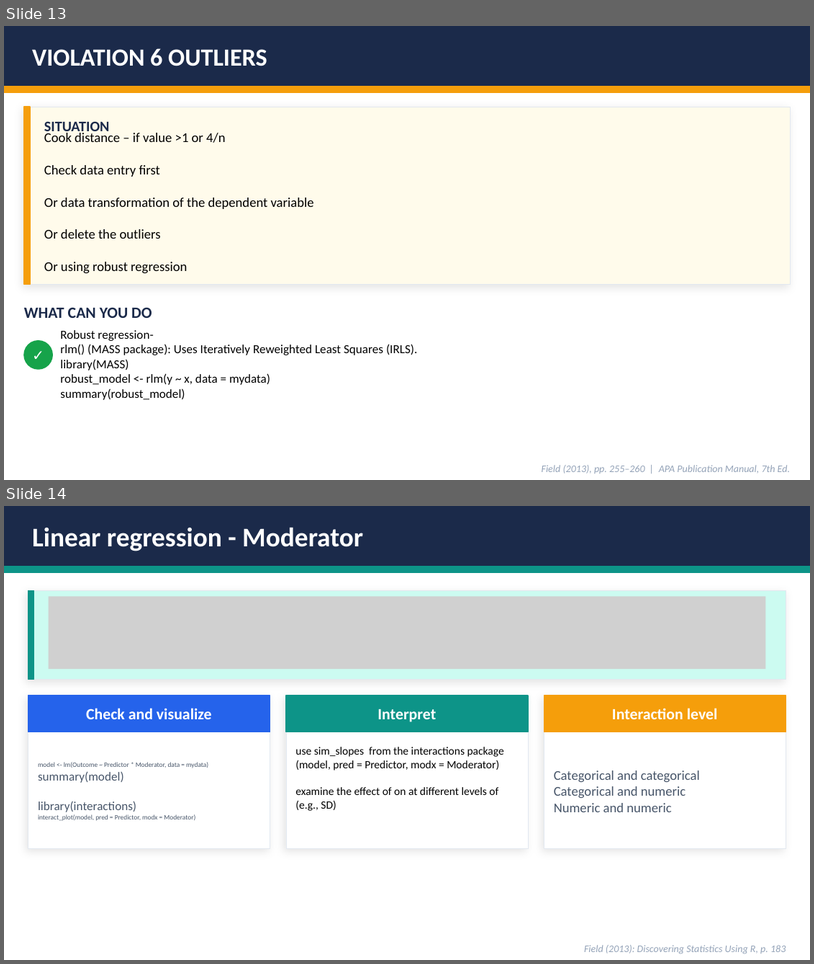
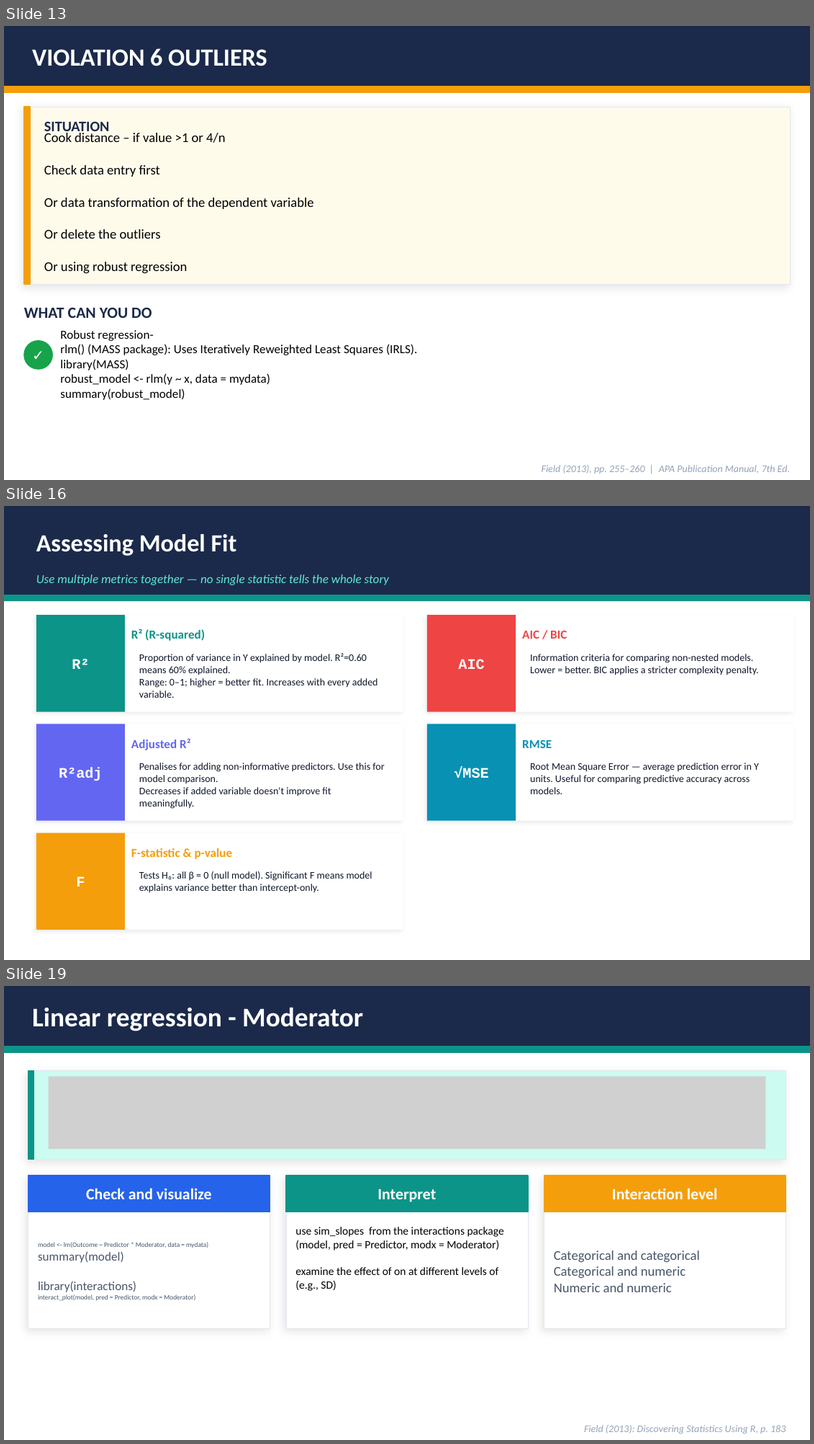
Before and after one commit to adilzainal/IIUM_MPH_STAT7242, a slide deck: Linear_regression_mph_stat7242.pptx. Shown one above the other, each under a label of ours: slides 13 and 14 before the commit, slides 13, 16 and 19 after it; the slides between them are not shown. The pictures are 814x964 and 814x1444 pixels, drawn with LibreOffice and Linux fonts; fonts in the diff are those of the drawing; grey boxes stand for pictures. Boxes give left, top, right and bottom in pixels: in the first picture for what was removed or moved away, otherwise in the second. Text is boxed around its words. In the diff, an @@ line names an element or a change of style, - is before the commit and + after.

```diff
--- a/Linear_regression_mph_stat7242.pptx
+++ b/Linear_regression_mph_stat7242.pptx
@@ slide 16 added at (x1=4, y1=506, x2=810, y2=960), background #FFFFFF @@
@@ rectangle added at (x1=4, y1=506, x2=810, y2=595), fill #1B2A4A @@
@@ text added at (x1=36, y1=534, x2=237, y2=556), 22 pt, text #FFFFFF, bold @@
+Assessing Model Fit
@@ text added at (x1=36, y1=574, x2=389, y2=585), 11 pt, text #5EEAD4, italic @@
+Use multiple metrics together — no single statistic tells the whole story
@@ rectangle added at (x1=4, y1=595, x2=810, y2=601), fill #0D9488 @@
@@ rectangle added at (x1=36, y1=615, x2=403, y2=712), fill #FFFFFF @@
@@ rectangle added at (x1=36, y1=615, x2=125, y2=712), fill #0D9488 @@
@@ text added at (x1=131, y1=629, x2=205, y2=641), 11 pt, text #0D9488, bold @@
+R² (R-squared)
@@ rectangle added at (x1=427, y1=615, x2=795, y2=712), fill #FFFFFF @@
@@ rectangle added at (x1=427, y1=615, x2=516, y2=712), fill #EF4444 @@
@@ text added at (x1=522, y1=631, x2=567, y2=638), 11 pt, text #EF4444, bold @@
+AIC / BIC
@@ text added at (x1=139, y1=653, x2=378, y2=698), 9 pt, text #0F172A @@
+Proportion of variance in Y explained by model. R²=0.60 means 60% explained.
+Range: 0–1; higher = better fit. Increases with every added variable.
@@ text added at (x1=530, y1=654, x2=759, y2=675), 9 pt, text #0F172A @@
+Information criteria for comparing non-nested models. Lower = better. BIC applies a stricter complexity penalty.
@@ text added at (x1=72, y1=659, x2=89, y2=669), 13 pt, text #FFFFFF, bold @@
+R²
@@ text added at (x1=458, y1=659, x2=484, y2=669), 13 pt, text #FFFFFF, bold @@
+AIC
@@ rectangle added at (x1=36, y1=723, x2=403, y2=821), fill #FFFFFF @@
@@ rectangle added at (x1=36, y1=723, x2=125, y2=821), fill #6366F1 @@
@@ text added at (x1=131, y1=739, x2=190, y2=750), 11 pt, text #6366F1, bold @@
+Adjusted R²
@@ rectangle added at (x1=427, y1=723, x2=795, y2=821), fill #FFFFFF @@
@@ rectangle added at (x1=427, y1=723, x2=516, y2=821), fill #0891B2 @@
@@ text added at (x1=522, y1=739, x2=552, y2=748), 11 pt, text #0891B2, bold @@
+RMSE
@@ text added at (x1=139, y1=762, x2=384, y2=808), 9 pt, text #0F172A @@
+Penalises for adding non-informative predictors. Use this for model comparison.
+Decreases if added variable doesn't improve fit meaningfully.
@@ text added at (x1=530, y1=762, x2=759, y2=794), 9 pt, text #0F172A @@
+Root Mean Square Error — average prediction error in Y units. Useful for comparing predictive accuracy across models.
@@ text added at (x1=59, y1=767, x2=103, y2=780), 13 pt, text #FFFFFF, bold @@
+R²adj
@@ text added at (x1=454, y1=767, x2=489, y2=778), 13 pt, text #FFFFFF, bold @@
+√MSE
@@ rectangle added at (x1=36, y1=833, x2=403, y2=929), fill #FFFFFF @@
@@ rectangle added at (x1=36, y1=833, x2=125, y2=929), fill #F59E0B @@
@@ text added at (x1=131, y1=848, x2=233, y2=859), 11 pt, text #F59E0B, bold @@
+F-statistic & p-value
@@ text added at (x1=139, y1=871, x2=373, y2=893), 9 pt, text #0F172A @@
+Tests H₀: all β = 0 (null model). Significant F means model explains variance better than intercept-only.
@@ text added at (x1=76, y1=876, x2=85, y2=886), 13 pt, text #FFFFFF, bold @@
+F
@@ what was slide 14 is now slide 19 @@
```
Also in this commit, not shown: 4 other slides added, 1 other file.
